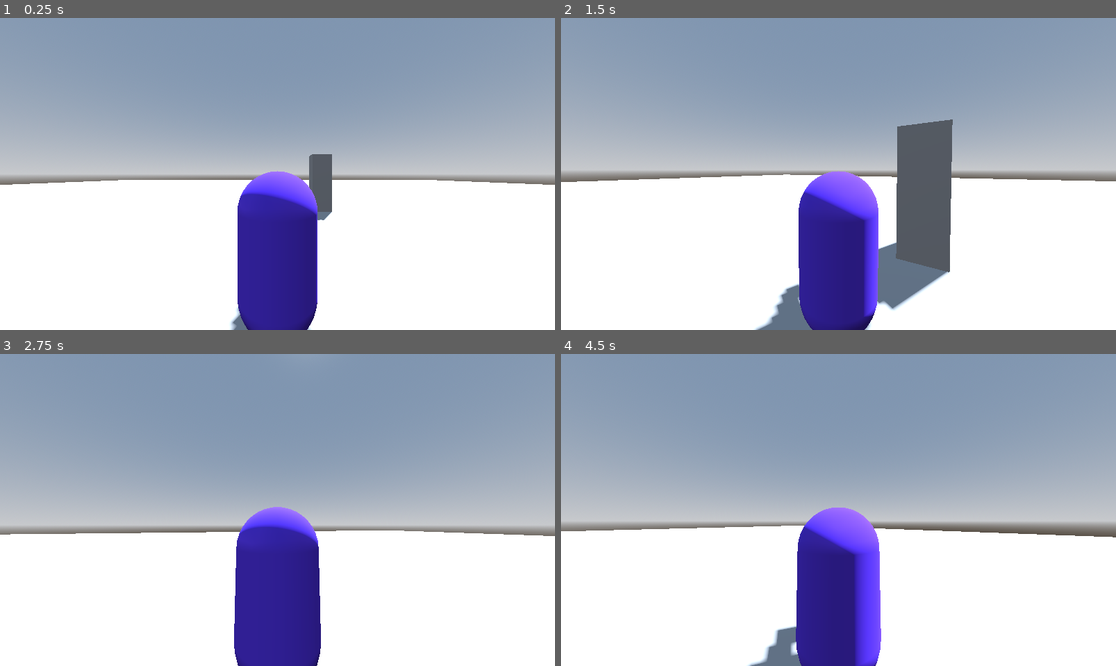
Above: before the commit, frames 1-4 (two rows, left to right).
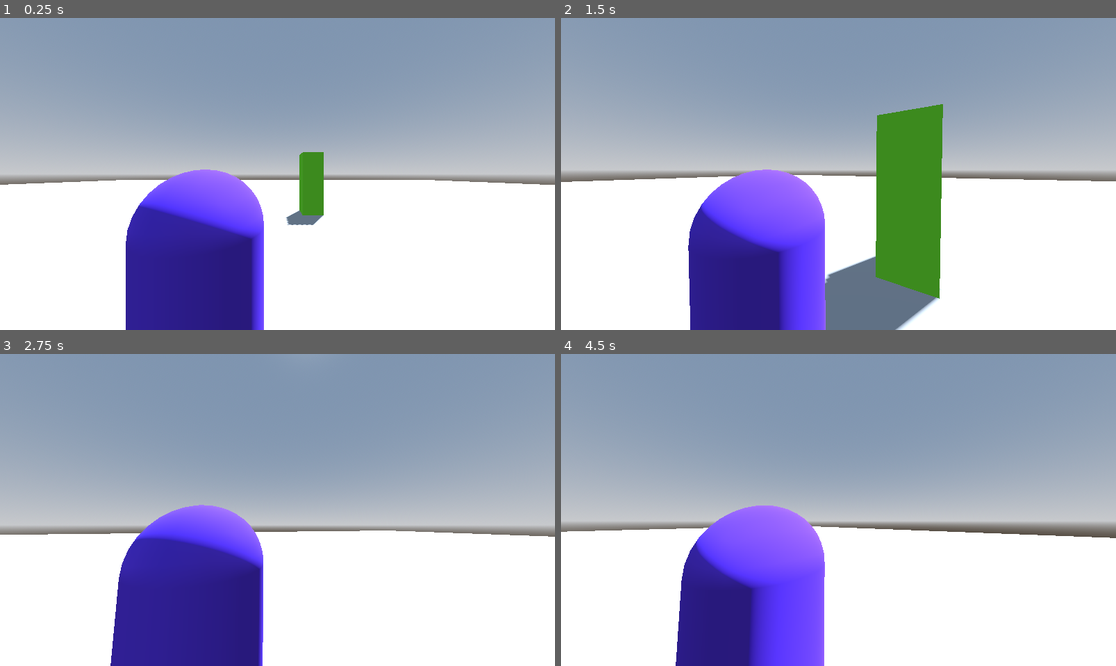
Above: after the commit, the same moments.

Repository: NxKuma/ISCS_3D
Game: Godot game, scene res://Scene/main.tscn
Two runs of this game, one before a commit and one after it. Both use one fixed random seed, a clock stepped at 60 frames per second and the inputs below.
Inputs (mouse positions are in pixels of both pictures, inside the frame that each line leads up to):
- Up to frame 1 (0.25 s): no input
- Up to frame 2 (1.5 s): tap Enter (ui_accept) at 0.5, 0.77 s; move the mouse to (866, 174) at 0.52 s; hold W (up) from 0.53 s (still down); move the mouse to (810, 174) at 1.27 s
- Up to frame 3 (2.75 s): keep holding W (up); tap Enter (ui_accept) at 1.52 s; move the mouse to (288, 503) at 2.02 s
- Up to frame 4 (4.5 s): keep holding W (up); move the mouse to (832, 516) at 2.77 s; tap Enter (ui_accept) at 3.02, 3.77 s; move the mouse to (877, 513) at 3.52 s; move the mouse to (794, 506) at 4.27 s

The runs differ from the first frame. In frame 1, 17% of the frame differs, in the area x 1-98%, y 42-100%; in frame 2, 25%, in the area x 2-97%, y 27-100%; in frame 3, 16%; in frame 4, 17%.

Commit message:
moved camera to shoulder area
known issue: the camera clips into the wall at certain angles

Diff:
--- a/3rd-person-shooter/Scene/main.tscn
+++ b/3rd-person-shooter/Scene/main.tscn
@@ -22,11 +22,18 @@
 [sub_resource type="BoxMesh" id="BoxMesh_wy14l"]
 size = Vector3(1, 3, 1)
 
+[sub_resource type="StandardMaterial3D" id="StandardMaterial3D_p4twt"]
+albedo_color = Color(0.513726, 1, 0.247059, 1)
+metallic = 0.5
+
 [sub_resource type="ConcavePolygonShape3D" id="ConcavePolygonShape3D_tn5e3"]
 data = PackedVector3Array(-0.5, 1.5, 0.5, 0.5, 1.5, 0.5, -0.5, -1.5, 0.5, 0.5, 1.5, 0.5, 0.5, -1.5, 0.5, -0.5, -1.5, 0. …(500 unchanged characters)…
 
 [sub_resource type="BoxMesh" id="BoxMesh_3var3"]
 size = Vector3(0.5, 3, 5)
+
+[sub_resource type="StandardMaterial3D" id="StandardMaterial3D_asind"]
+albedo_color = Color(0.705882, 0.435294, 0.243137, 1)
 
 [sub_resource type="ConcavePolygonShape3D" id="ConcavePolygonShape3D_lnice"]
 data = PackedVector3Array(-0.25, 1.5, 2.5, 0.25, 1.5, 2.5, -0.25, -1.5, 2.5, 0.25, 1.5, 2.5, 0.25, -1.5, 2.5, -0.25, -1 …(536 unchanged characters)…
@@ -55,6 +62,7 @@
 [node name="Pillar" type="MeshInstance3D" parent="."]
 transform = Transform3D(1, 0, 0, 0, 1, 0, 0, 0, 1, 2.31008, 1.48543, -6.526)
 mesh = SubResource("BoxMesh_wy14l")
+surface_material_override/0 = SubResource("StandardMaterial3D_p4twt")
 
 [node name="StaticBody3D" type="StaticBody3D" parent="Pillar"]
 
@@ -64,6 +72,7 @@
 [node name="Wall" type="MeshInstance3D" parent="."]
 transform = Transform3D(1, 0, 0, 0, 1, 0, 0, 0, 1, -4.47912, 1.51283, 3.03739)
 mesh = SubResource("BoxMesh_3var3")
+surface_material_override/0 = SubResource("StandardMaterial3D_asind")
 
 [node name="StaticBody3D" type="StaticBody3D" parent="Wall"]
 
--- a/3rd-person-shooter/Scene/player.tscn
+++ b/3rd-person-shooter/Scene/player.tscn
@@ -29,6 +29,7 @@
 transform = Transform3D(1, 0, 0, 0, 1, 0, 0, 0, 1, 0, 0.96434, 0)
 
 [node name="SpringArm3D" type="SpringArm3D" parent="CamOrigin"]
+transform = Transform3D(1, 0, 0, 0, 1, 0, 0, 0, 1, 0.618648, -0.00368905, -0.649038)
 spring_length = 2.0
 margin = 0.5
 
Not shown: 1 places in 3rd-person-shooter/Scene/main.tscn that only renumber resources
